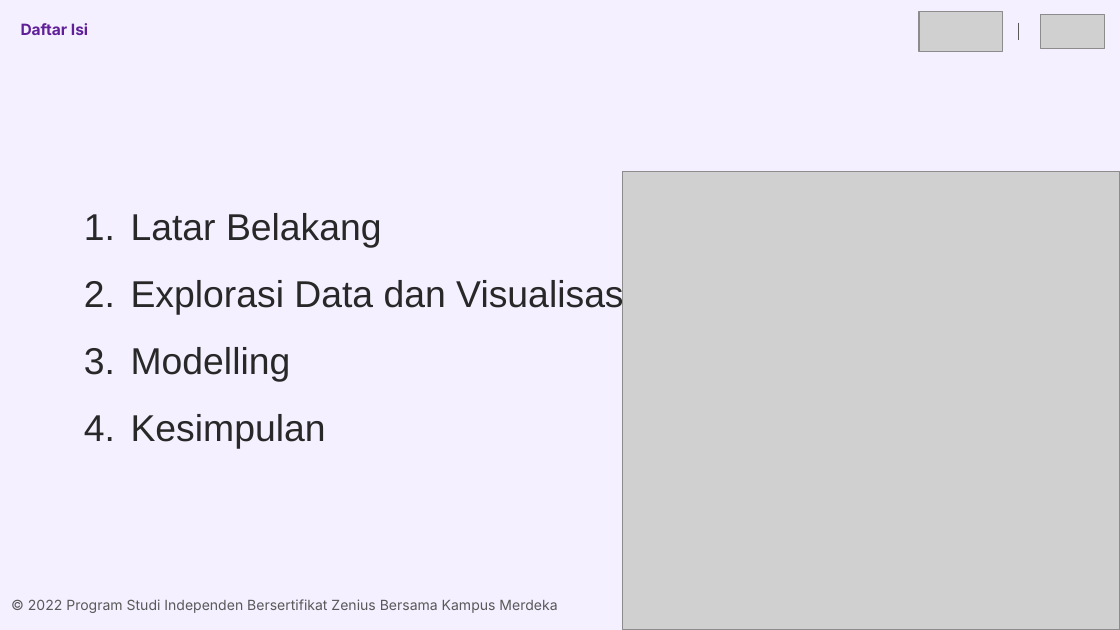
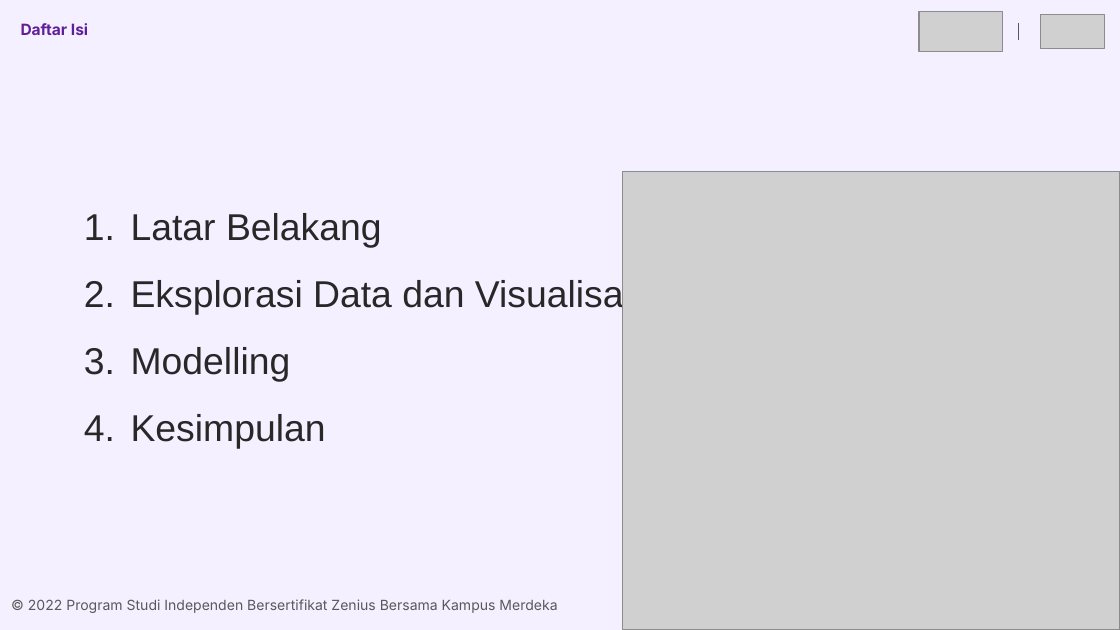
Before and after one commit to arsyfpro/Car-Price-Prediction-Machine-Learning, a slide deck: slide 3 of final_project_07_adit.pptx. Drawn at 1120x630 pixels with LibreOffice and Linux fonts; fonts in the diff are those of the drawing; grey boxes stand for pictures. Boxes give left, top, right and bottom in pixels: in the first picture for what was removed or moved away, otherwise in the second. Text is boxed around its words. In the diff, an @@ line names an element or a change of style, - is before the commit and + after.

```diff
--- a/final_project_07_adit.pptx
+++ b/final_project_07_adit.pptx
@@ title at bbox=[131, 278, 651, 315]: text changed @@
-2. Explorasi Data dan Visualisasi
+2. Eksplorasi Data dan Visualisasi
```
Also in this commit, not shown: 26 other slides changed, 4 slides added, 1 other file.
